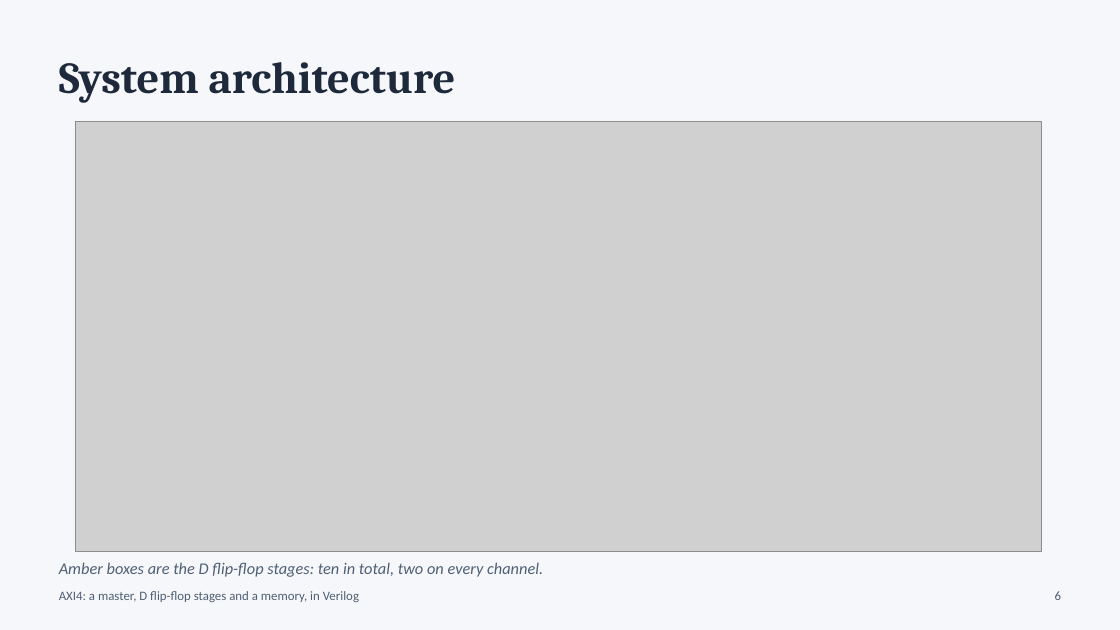
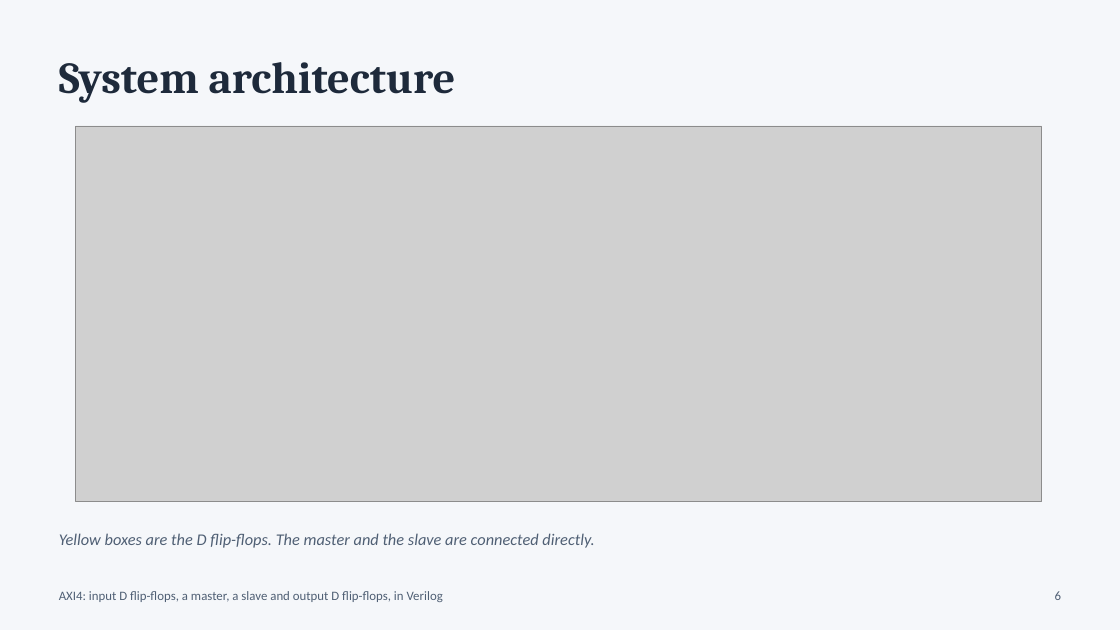
Before and after one commit to Moksha2709/Axi4_FPGA_Implementation, a slide deck: slide 6 of docs/AXI4_Viva_Presentation.pptx. Drawn at 1120x630 pixels with LibreOffice and Linux fonts; fonts in the diff are those of the drawing; grey boxes stand for pictures. Boxes give left, top, right and bottom in pixels: in the first picture for what was removed or moved away, otherwise in the second. Text is boxed around its words. In the diff, an @@ line names an element or a change of style, - is before the commit and + after.

```diff
--- a/docs/AXI4_Viva_Presentation.pptx
+++ b/docs/AXI4_Viva_Presentation.pptx
@@ picture resized from (x1=76, y1=122, x2=1042, y2=551) to (x1=76, y1=126, x2=1042, y2=502) @@
@@ text at (x1=59, y1=533, x2=594, y2=548): text changed @@
-Amber boxes are the D flip-flop stages: ten in total, two on every channel.
+Yellow boxes are the D flip-flops. The master and the slave are connected directly.
@@ text at (x1=59, y1=591, x2=443, y2=602): text changed @@
-AXI4: a master, D flip-flop stages and a memory, in Verilog
+AXI4: input D flip-flops, a master, a slave and output D flip-flops, in Verilog
```
Also in this commit, not shown: 15 other slides changed, 8 other files.
